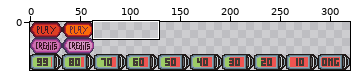
File history of a pixel-art file, GameLudumDare46/assets/sprites/ui.aseprite. The picture above shows the old version from afar; the outline marks the close-up.
Close-up. First the earlier version:
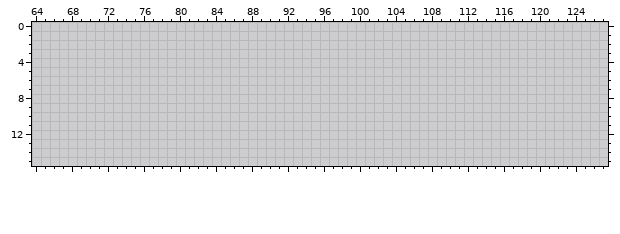
320x48 pixels, 1 frame. Shown: x 64..127, y 0..15.
After:
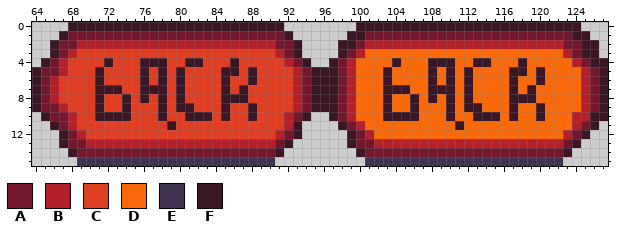
Palette (. is transparent): A #73172d  B #b4202a  C #df3e23  D #fa6a0a  E #403353  F #3b1725
Diff:
y 0: x 68..91 ........................ -> FFFFFFFFFFFFFFFFFFFFFFFF; x 100..124 ......................... -> FFFFFFFFFFFFFFFFFFFFFFFFF
y 1: x 67..92 .......................... -> FAAAAAAAAAAAAAAAAAAAAAAAAF; x 99..125 ........................... -> FFAAAAAAAAAAAAAAAAAAAAAAAFF
y 2: x 66..93 ............................ -> FAABBBBBBBBBBBBBBBBBBBBBBAAF; x 98..126 ............................. -> FFABBBBBBBBBBBBBBBBBBBBBBAAFF
y 3: x 66..93 ............................ -> FABCCCCCCCCCCCCCCCCCCCCCCBAF; x 98..126 ............................. -> FABDDDDDDDDDDDDDDDDDDDDDDBAFF
y 4: x 65..94 .............................. -> FABCCCCFCCCFFFCCFFCCCFCCCCCBAF; x 97..127 ............................... -> FABDDDDFDDDFFFDDFFDDDFDDDDDBAFF
y 5: x 64..127 ................................................................ -> FAABCCCFCCCCFCFCFCCCCFFCFCCCCBAFFFABDDDFDDDDFDFDFDDDDFFDFDDDDBAF
y 6: x 64..127 ................................................................ -> FABCCCCFCCCCFCFCFCCCCFCCFCCCCBAFFFABDDDFDDDDFDFDFDDDDFDDFDDDDBAF
y 7: x 64..127 ................................................................ -> FABCCCCFFFCCFFFCFCCCCFCFCCCCCBAFFFABDDDFFFDDFFFDFDDDDFDFDDDDDBAF
y 8: x 64..127 ................................................................ -> FABCCCCFCCFCFCFCFCCCCFFFCCCCCBAFFFABDDDFDDFDFDFDFDDDDFFFDDDDDBAF
y 9: x 64..127 ................................................................ -> FAABCCCFCCFCCCFCFFCCCFCCFCCCCBAFFFABDDDFDDFDDDFDFFDDDFDDFDDDDBAF
y 10: x 65..94 .............................. -> FAABCCFFFFCCCFCCFFFCFCCFCCCBAF; x 97..127 ............................... -> FABDDDFFFFDDDFDDFFFDFDDFDDDBBFF
y 11: x 66..93 ............................ -> FABCCCCCCCCCCFCCCCCCCCCCCCBF; x 98..126 ............................. -> FABDDDDDDDDDDFDDDDDDDDDDDDBAF
y 12: x 67..93 ........................... -> FABCCCCCCCCCCCCCCCCCCCCCBAF; x 99..125 ........................... -> FABDDDDDDDDDDDDDDDDDDDDDBAF
y 13: x 67..92 .......................... -> FAABBBBBBBBBBBBBBBBBBBBBAF; x 99..124 .......................... -> FAABBBBBBBBBBBBBBBBBBBBBAF
y 14: x 68..91 ........................ -> FAAAAAAAAAAAAAAAAAAAAAAF; x 100..123 ........................ -> FAAAAAAAAAAAAAAAAAAAAAAF
y 15: x 69..90 ...................... -> EEEEEEEEEEEEEEEEEEEEEE; x 101..122 ...................... -> EEEEEEEEEEEEEEEEEEEEEE
Boxes around the changes in both close-ups, in picture pixels (x1, y1, x2, y2):
added: (32, 22, 608, 166)
